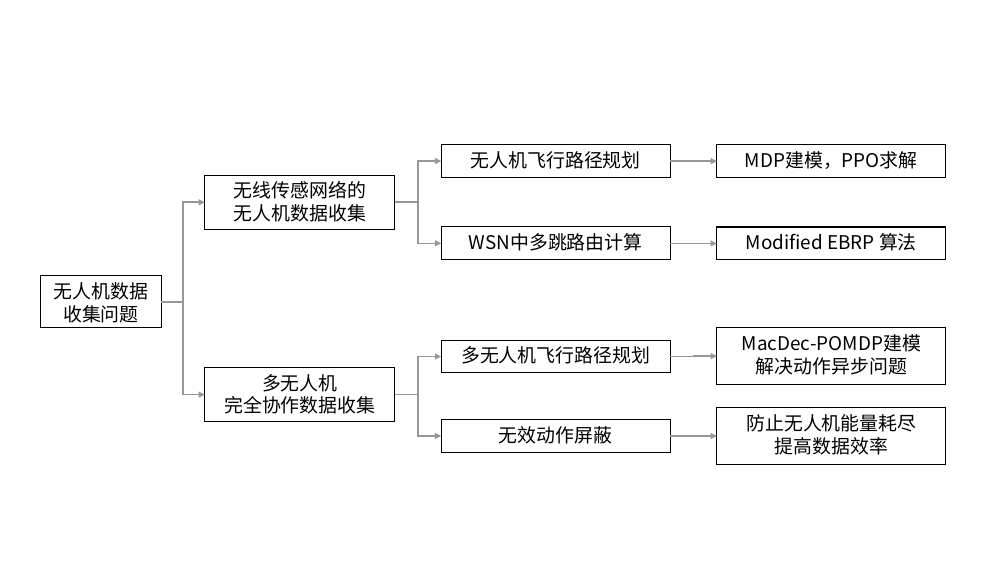
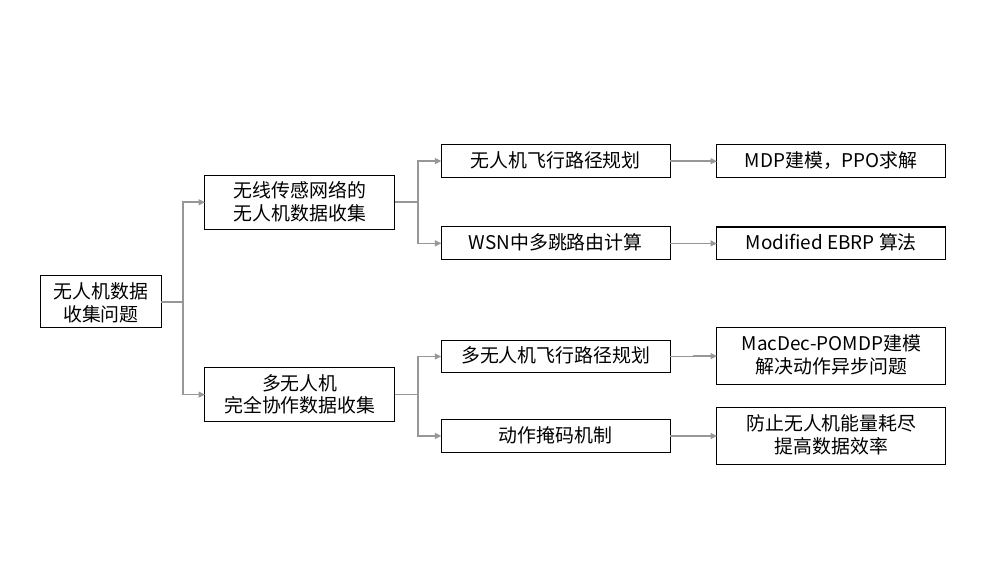
Before and after one commit to AkyuC/masterpaper_pic, a slide deck: slide 2 of 画图.pptx. Drawn at 1008x567 pixels with LibreOffice and Linux fonts; fonts in the diff are those of the drawing. Boxes give left, top, right and bottom in pixels: in the first picture for what was removed or moved away, otherwise in the second. Text is boxed around its words. In the diff, an @@ line names an element or a change of style, - is before the commit and + after.

```diff
--- a/画图.pptx
+++ b/画图.pptx
@@ text in rectangle at (499, 426, 612, 444): text changed @@
-无效动作屏蔽
+动作掩码机制
```
Also in this commit, not shown: 3 other slides changed, 8 other files.
